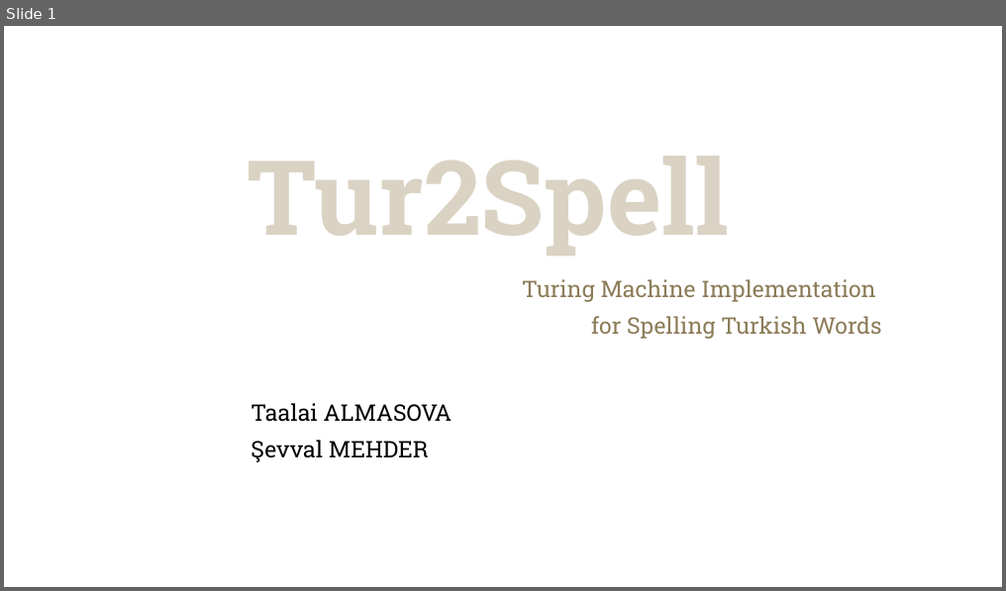
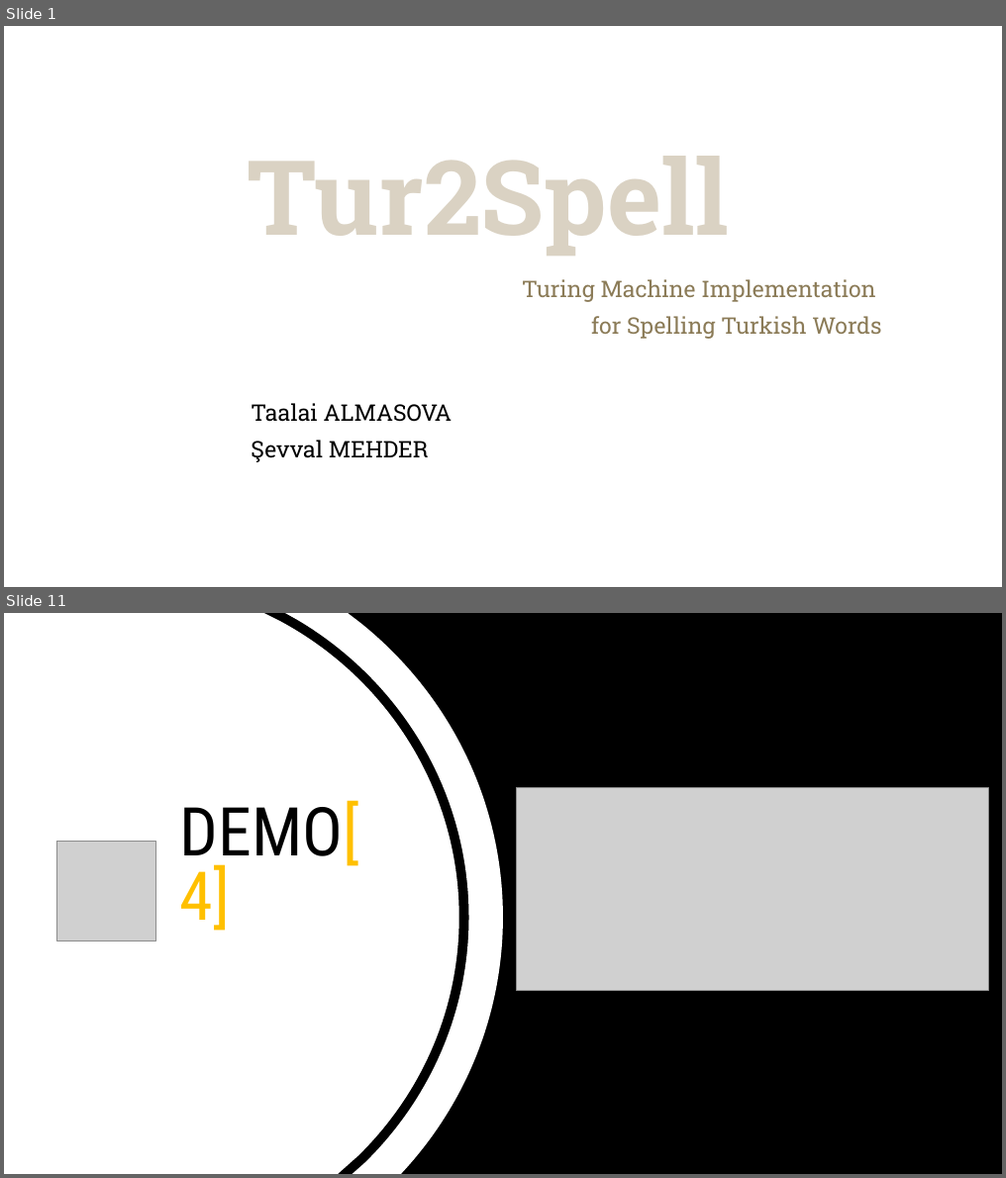
Before and after one commit to sevvalmehder/Tur2Spell, a slide deck: presentation/Tur2Spell.pptx. Shown one above the other, each under a label of ours: slide 1 before the commit, slides 1 and 11 after it; the slides between them are not shown. The pictures are 1006x591 and 1006x1178 pixels, drawn with LibreOffice and Linux fonts; fonts in the diff are those of the drawing; grey boxes stand for pictures; background and template pictures are left out. Boxes give left, top, right and bottom in pixels: in the first picture for what was removed or moved away, otherwise in the second. Text is boxed around its words. In the diff, an @@ line names an element or a change of style, - is before the commit and + after.

```diff
--- a/presentation/Tur2Spell.pptx
+++ b/presentation/Tur2Spell.pptx
@@ slide 11 added at (x1=4, y1=613, x2=1002, y2=1174), background picture (left out) @@
@@ rectangle added at (x1=4, y1=613, x2=1002, y2=1174), fill #000000 @@
@@ freeform shape added at (x1=4, y1=613, x2=503, y2=1174), fill #FFFFFF @@
@@ picture added at (x1=517, y1=788, x2=989, y2=991) @@
@@ title added at (x1=180, y1=800, x2=360, y2=931), 64.8 pt, text #000000 @@
+DEMO[4]
@@ picture added at (x1=56, y1=842, x2=156, y2=941) @@
```
Also in this commit, not shown: 1 slide changed.
